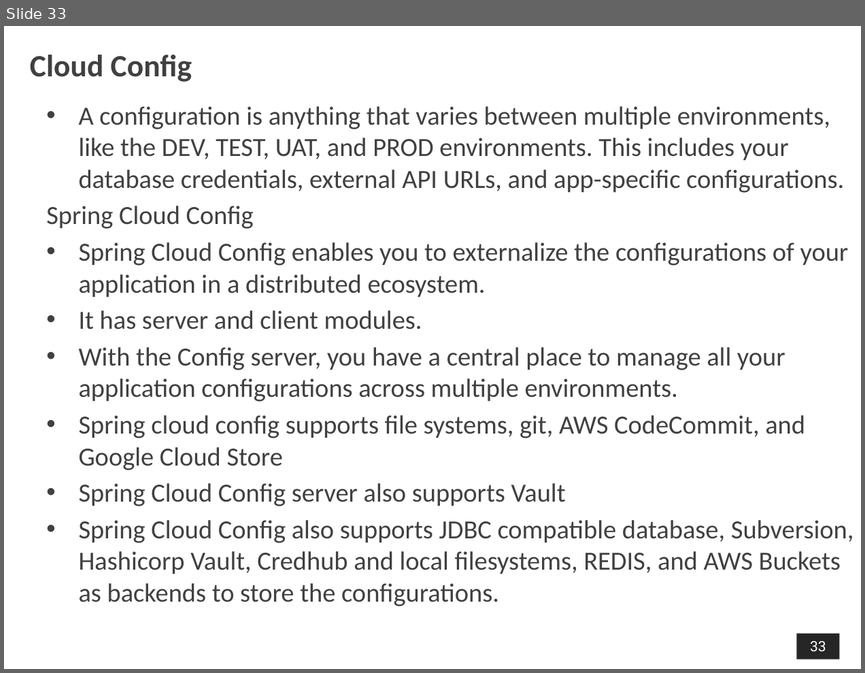
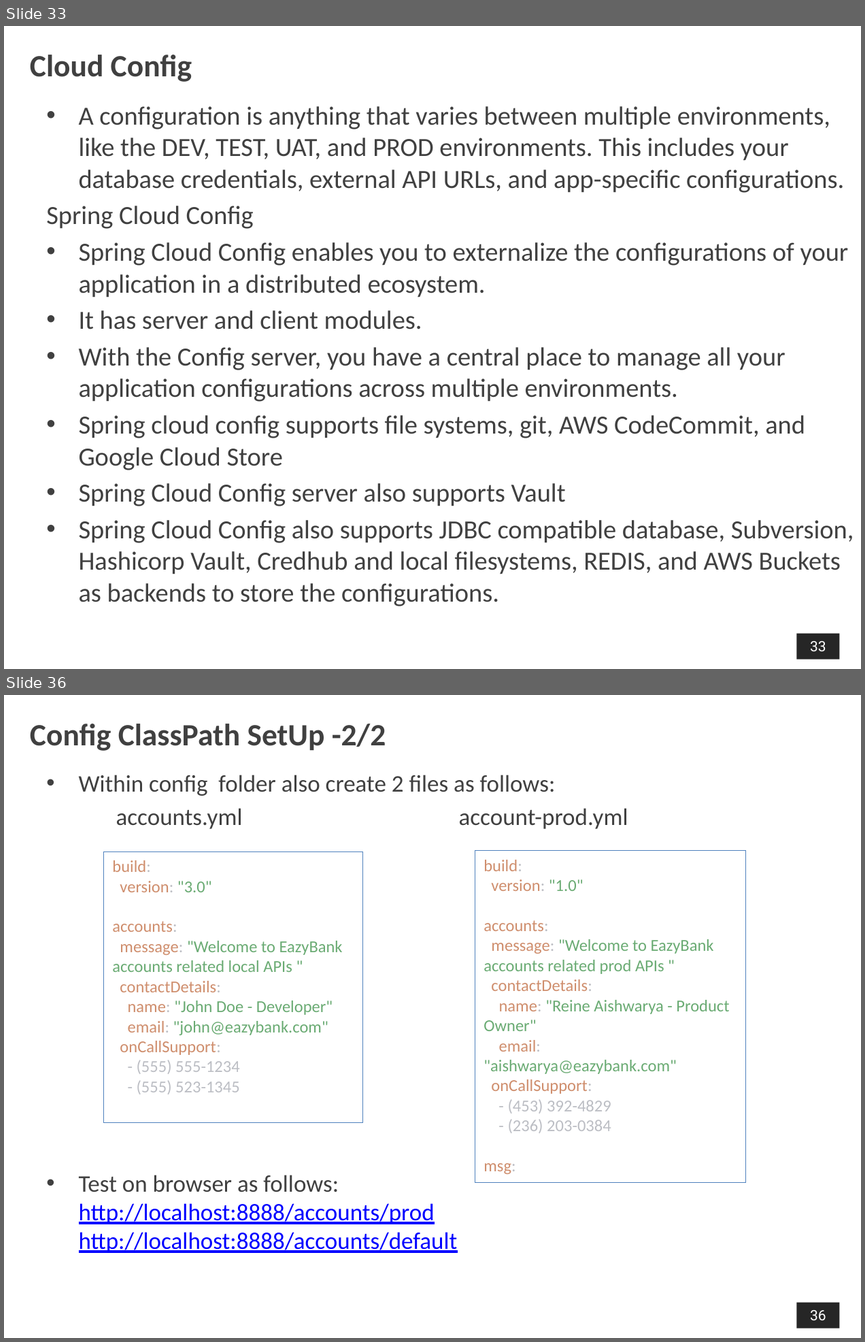
Before and after one commit to shalini06mittal/SynechronMSAug2024WS, a slide deck: ppt/102_Microservices_Cloud_CB_Config.pptx. Shown one above the other, each under a label of ours: slide 33 before the commit, slides 33 and 36 after it; the slides between them are not shown. The pictures are 865x673 and 865x1342 pixels, drawn with LibreOffice and Linux fonts; fonts in the diff are those of the drawing; background and template pictures are left out. Boxes give left, top, right and bottom in pixels: in the first picture for what was removed or moved away, otherwise in the second. Text is boxed around its words. In the diff, an @@ line names an element or a change of style, - is before the commit and + after.

Commit message:
cloud config ppt

```diff
--- a/ppt/102_Microservices_Cloud_CB_Config.pptx
+++ b/ppt/102_Microservices_Cloud_CB_Config.pptx
@@ slide 36 added at bbox=[4, 695, 861, 1338], background picture (left out); not listed: 1 template element that a slide beside it also shows @@
@@ title added at bbox=[30, 724, 386, 751], 26 pt, text #404040, bold @@
+Config ClassPath SetUp -2/2
@@ text added at bbox=[79, 775, 628, 1253], 20 pt, text #404040 @@
+• Within config folder also create 2 files as follows:
+  accounts.yml account-prod.yml
+• Test on browser as follows:
+  http://localhost:8888/accounts/prod
+  http://localhost:8888/accounts/default
@@ rectangle added at bbox=[104, 852, 363, 1123], outline #4F81BD 0.75 pt, 14 pt, text #6AAB73 @@
+build:
+version: "3.0"
+accounts:
+message: "Welcome to EazyBank accounts related local APIs "
+contactDetails:
+name: "John Doe - Developer"
+email: "john@eazybank.com"
+onCallSupport:
+- (555) 555-1234
+- (555) 523-1345
@@ rectangle added at bbox=[475, 850, 745, 1182], outline #4F81BD 0.75 pt, 14 pt, text #6AAB73 @@
+build:
+version: "1.0"
+accounts:
+message: "Welcome to EazyBank accounts related prod APIs "
+contactDetails:
+name: "Reine Aishwarya - Product Owner"
+email: "aishwarya@eazybank.com"
+onCallSupport:
+- (453) 392-4829
+- (236) 203-0384
+msg:
```
Also in this commit, not shown: 4 slides changed, 3 other slides added, 1 other file.
